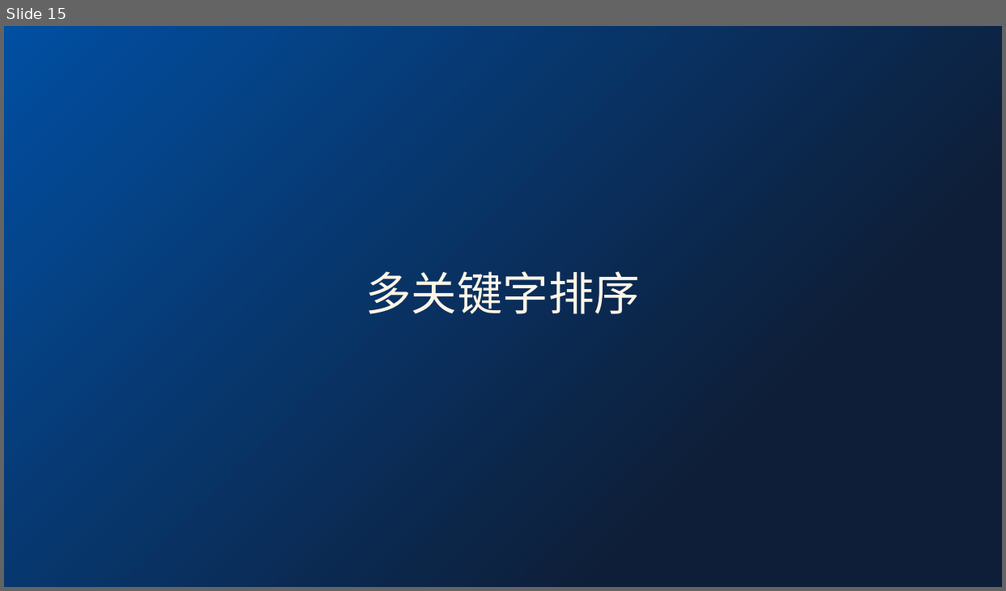
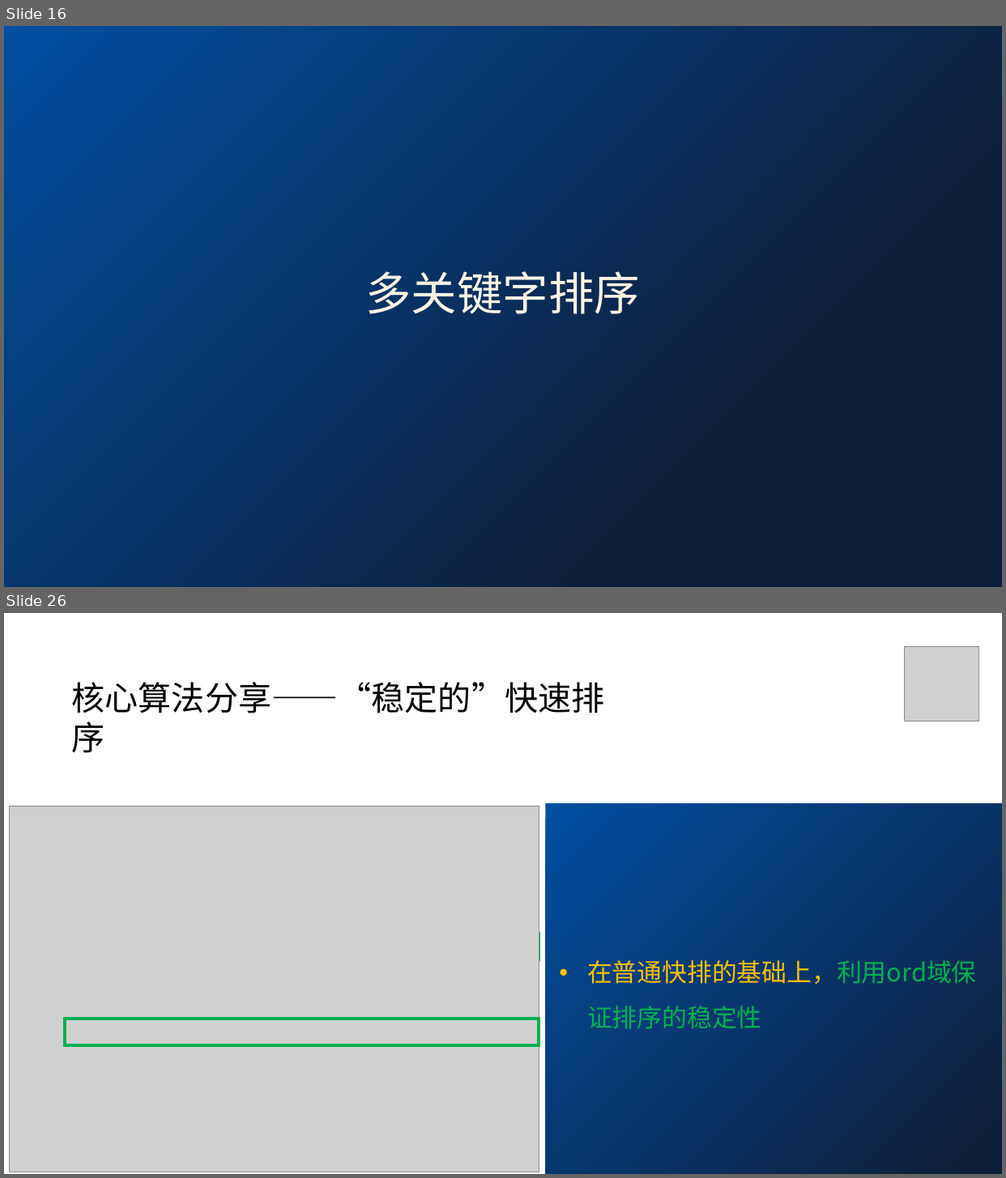
Before and after one commit to Zemdalk/DS-project-work, a slide deck: reports/课堂汇报.pptx. Shown one above the other, each under a label of ours: slide 15 before the commit, slides 16 and 26 after it; the slides between them are not shown. The pictures are 1006x591 and 1006x1178 pixels, drawn with LibreOffice and Linux fonts; fonts in the diff are those of the drawing; grey boxes stand for pictures. Boxes give left, top, right and bottom in pixels: in the first picture for what was removed or moved away, otherwise in the second. Text is boxed around its words. In the diff, an @@ line names an element or a change of style, - is before the commit and + after.

```diff
--- a/reports/课堂汇报.pptx
+++ b/reports/课堂汇报.pptx
@@ slide 26 added at <box>4,613,1002,1174</box>, background #FFFFFF @@
@@ picture added at <box>905,647,979,722</box> @@
@@ text added at <box>72,682,605,713</box>, 32 pt, text #000000 @@
+核心算法分享——“稳定的”快速排序
@@ picture added at <box>9,806,539,1173</box> @@
@@ rounded rectangle added at <box>545,804,1002,1174</box>, fill gradient #014FA2 to #0E1E38 @@
@@ rectangle added at <box>65,934,539,960</box>, outline #00B050 3 pt @@
@@ text added at <box>587,960,977,984</box>, 24 pt, text #00B050 @@
+• 在普通快排的基础上，利用ord域保证排序的稳定性
@@ rectangle added at <box>65,1020,539,1046</box>, outline #00B050 3 pt @@
@@ what was slide 15 is now slide 16 @@
```
Also in this commit, not shown: 5 slides changed, 12 other slides added, 1 slide removed.
